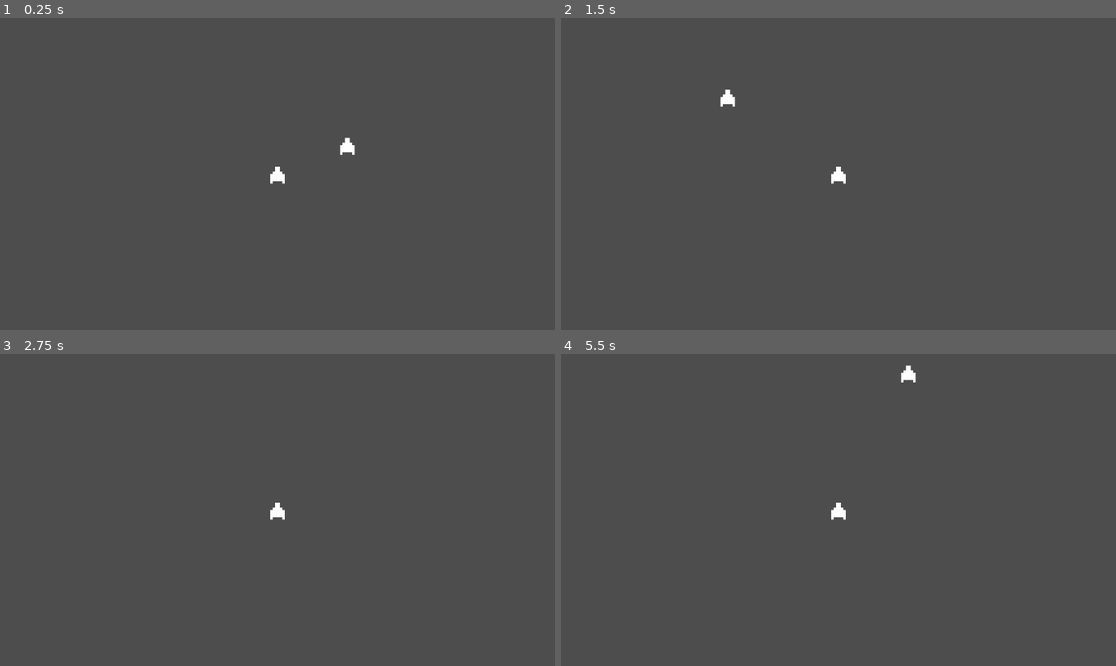
Above: before the commit, frames 1-4 (two rows, left to right).
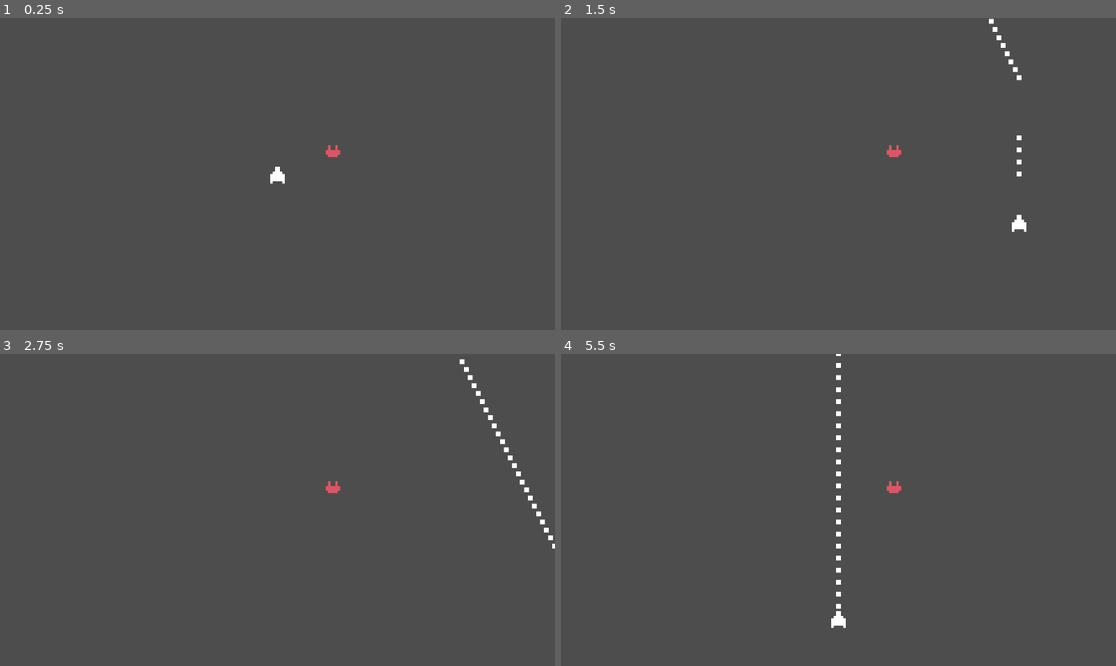
Above: after the commit, the same moments.

Repository: HalfPixelStudios/starburst
Game: Godot game, scene res://scenes/level.tscn
Two runs of this game, one before a commit and one after it. Both use one fixed random seed, a clock stepped at 60 frames per second and the inputs below.
Inputs:
- Up to frame 1 (0.25 s): no input
- Up to frame 2 (1.5 s): tap Enter at 0.5 s; hold D (right) 0.53-1.28 s; hold Space (shoot, bound only after the commit) 0.53-1.28 s; hold S (down) from 1.28 s (still down); tap Space (shoot, bound only after the commit) at 1.35 s
- Up to frame 3 (2.75 s): release S (down) at 2.03 s; hold D (right) from 2.03 s (still down); hold Space (shoot, bound only after the commit) from 2.03 s (still down)
- Up to frame 4 (5.5 s): release D (right) at 2.78 s; release Space (shoot, bound only after the commit) at 2.78 s; hold W (up) 2.78-3.53 s; tap Space (shoot, bound only after the commit) at 2.85, 3.5, 4.35 s; hold Space (shoot, bound only after the commit) 3.53-4.28 s; hold A (left) 3.53-5.03 s; hold S (down) from 5.03 s (still down); hold Space (shoot, bound only after the commit) from 5.03 s (still down)

The runs differ from the first frame. In frame 1, 0.2% of the frame differs, in the area x 58-64%, y 38-45%; in frame 2, 0.5%; in frame 3, 0.5%; in frame 4, 0.7%, in the area x 48-64%, y 0-88%.

Commit message:
shooting + simple enemy

Diff:
--- a/project.godot
+++ b/project.godot
@@ -37,6 +37,11 @@
 "events": [Object(InputEventKey,"resource_local_to_scene":false,"resource_name":"","device":-1,"window_id":0,"alt_pressed":false,"shift_pressed":false,"ctrl_pressed":false,"meta_pressed":false,"pressed":false,"keycode":0,"physical_keycode":83,"key_label":0,"unicode":115,"echo":false,"script":null)
 ]
 }
+shoot={
+"deadzone": 0.5,
+"events": [Object(InputEventKey,"resource_local_to_scene":false,"resource_name":"","device":-1,"window_id":0,"alt_pressed":false,"shift_pressed":false,"ctrl_pressed":false,"meta_pressed":false,"pressed":false,"keycode":0,"physical_keycode":32,"key_label":0,"unicode":32,"echo":false,"script":null)
+]
+}
 
 [rendering]
 
--- /dev/null
+++ b/scenes/bullet.tscn
@@ -0,0 +1,18 @@
+[gd_scene load_steps=4 format=3 uid="uid://c6k4os3sbxelr"]
+
+[ext_resource type="Texture2D" uid="uid://bdtdj0ci7pivl" path="res://sprites/spritesheet.png" id="1_83tqy"]
+[ext_resource type="Script" path="res://scripts/bullet.gd" id="1_qs8vf"]
+
+[sub_resource type="RectangleShape2D" id="RectangleShape2D_hdek1"]
+size = Vector2(2, 2)
+
+[node name="bullet" type="Area2D"]
+script = ExtResource("1_qs8vf")
+
+[node name="Sprite2D" type="Sprite2D" parent="."]
+texture = ExtResource("1_83tqy")
+region_enabled = true
+region_rect = Rect2(0, 8, 8, 8)
+
+[node name="CollisionShape2D" type="CollisionShape2D" parent="."]
+shape = SubResource("RectangleShape2D_hdek1")
--- /dev/null
+++ b/scenes/enemy.tscn
@@ -0,0 +1,18 @@
+[gd_scene load_steps=3 format=3 uid="uid://c0ujo7raol74o"]
+
+[ext_resource type="Texture2D" uid="uid://bdtdj0ci7pivl" path="res://sprites/spritesheet.png" id="2_2nrx1"]
+
+[sub_resource type="RectangleShape2D" id="RectangleShape2D_w7vev"]
+size = Vector2(6, 7)
+
+[node name="enemy" type="CharacterBody2D"]
+motion_mode = 1
+
+[node name="CollisionShape2D" type="CollisionShape2D" parent="."]
+position = Vector2(0, 0.5)
+shape = SubResource("RectangleShape2D_w7vev")
+
+[node name="Sprite2D" type="Sprite2D" parent="."]
+texture = ExtResource("2_2nrx1")
+region_enabled = true
+region_rect = Rect2(8, 0, 8, 8)
--- a/scenes/level.tscn
+++ b/scenes/level.tscn
@@ -1,12 +1,14 @@
 [gd_scene load_steps=3 format=3 uid="uid://87gviy214svj"]
 
 [ext_resource type="PackedScene" uid="uid://cwre7pomfe73u" path="res://scenes/player.tscn" id="1_co0mo"]
-[ext_resource type="Texture2D" uid="uid://bdtdj0ci7pivl" path="res://sprites/spritesheet.png" id="2_4bjki"]
+[ext_resource type="PackedScene" uid="uid://c0ujo7raol74o" path="res://scenes/enemy.tscn" id="2_gxmnq"]
 
 [node name="level" type="Node2D"]
 
 [node name="player" parent="." instance=ExtResource("1_co0mo")]
 
-[node name="Sprite2D" type="Sprite2D" parent="."]
-position = Vector2(29, -12)
-texture = ExtResource("2_4bjki")
+[node name="enemy" parent="." instance=ExtResource("2_gxmnq")]
+position = Vector2(23, -10)
+
+[node name="Camera2D" type="Camera2D" parent="."]
+zoom = Vector2(5, 5)
--- a/scenes/player.tscn
+++ b/scenes/player.tscn
@@ -14,8 +14,7 @@
 position = Vector2(0, 0.5)
 shape = SubResource("RectangleShape2D_w7vev")
 
-[node name="Camera2D" type="Camera2D" parent="."]
-zoom = Vector2(5, 5)
-
 [node name="Sprite2D" type="Sprite2D" parent="."]
 texture = ExtResource("1_2lft8")
+region_enabled = true
+region_rect = Rect2(0, 0, 8, 8)
--- /dev/null
+++ b/scripts/bullet.gd
@@ -0,0 +1,6 @@
+extends Area2D
+
+@export var speed: int = 200
+
+func _physics_process(delta):
+	global_position += Vector2(0, -1) * speed * delta
--- a/scripts/player.gd
+++ b/scripts/player.gd
@@ -1,15 +1,22 @@
 extends CharacterBody2D
 
+@export var bullet: PackedScene = preload("res://scenes/bullet.tscn")
 @export var speed: float = 100
 
 func _physics_process(delta):
 
+	# handle movement
 	var input_dir = Vector2(
 		Input.get_action_strength('right')-Input.get_action_strength('left'),
 		Input.get_action_strength('down')-Input.get_action_strength('up')
 	)
 
-	#print(input_dir)
 	velocity = input_dir * speed
 
 	move_and_slide()
+
+	# handle shooting
+	if Input.is_action_pressed('shoot'):
+		var inst = bullet.instantiate()
+		inst.position = self.position
+		get_tree().current_scene.add_child(inst)
Binary file changed: sprites/spritesheet.ase
Binary file changed: sprites/spritesheet.png
